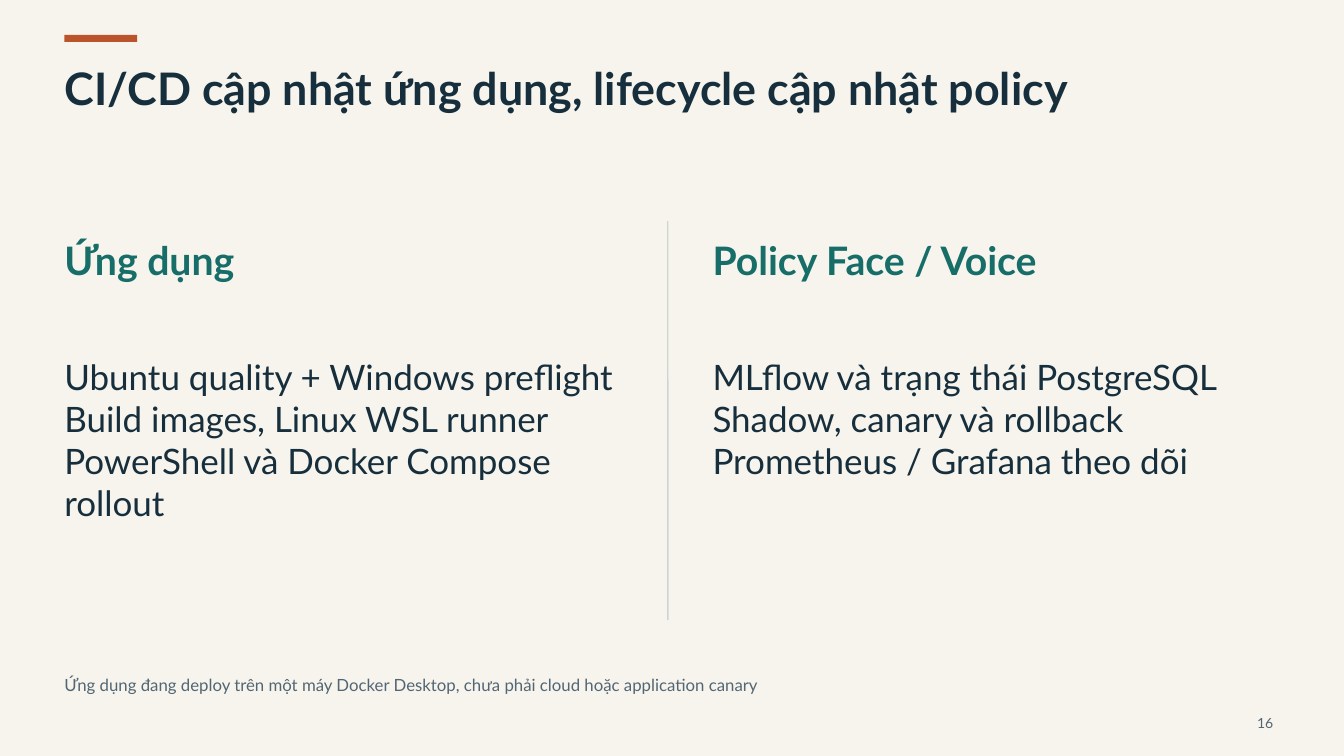
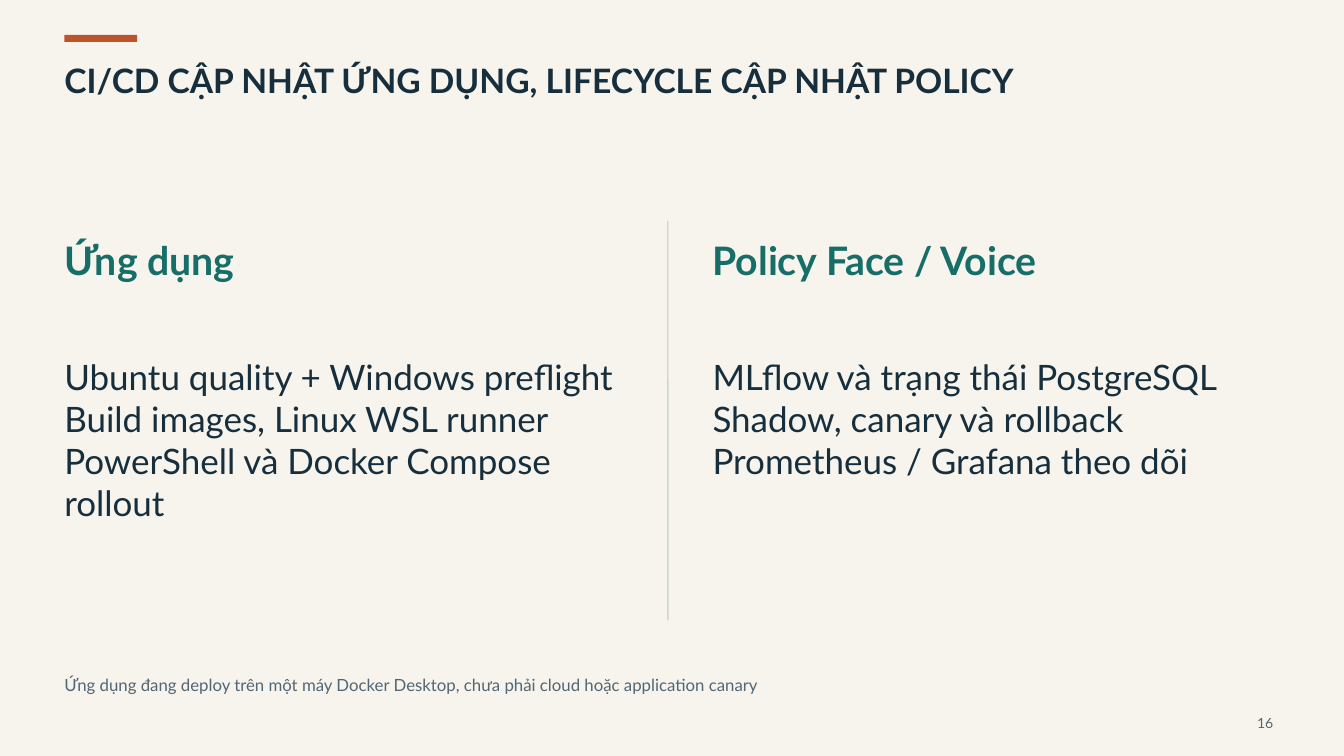
Before and after one commit to FSB-MSA36HN/DDM501-face-voice-proctoring, a slide deck: slide 16 of docs/presentation/DDM501_Defense_15p_Demo13p_QA10p.pptx. Drawn at 1344x756 pixels with LibreOffice and Linux fonts; fonts in the diff are those of the drawing. Boxes give left, top, right and bottom in pixels: in the first picture for what was removed or moved away, otherwise in the second. Text is boxed around its words. In the diff, an @@ line names an element or a change of style, - is before the commit and + after.

```diff
--- a/docs/presentation/DDM501_Defense_15p_Demo13p_QA10p.pptx
+++ b/docs/presentation/DDM501_Defense_15p_Demo13p_QA10p.pptx
@@ text at box(64, 65, 1013, 100): text changed; size 32 to 24 pt @@
-CI/CD cập nhật ứng dụng, lifecycle cập nhật policy
+CI/CD CẬP NHẬT ỨNG DỤNG, LIFECYCLE CẬP NHẬT POLICY
```
Also in this commit, not shown: 31 other slides changed, 2 other files.
